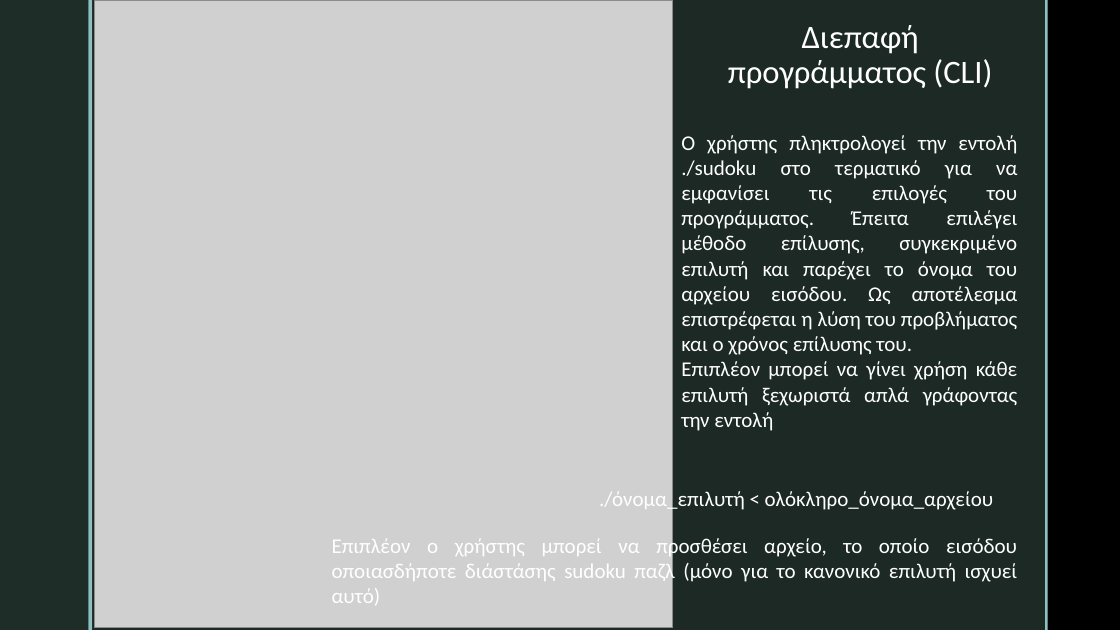
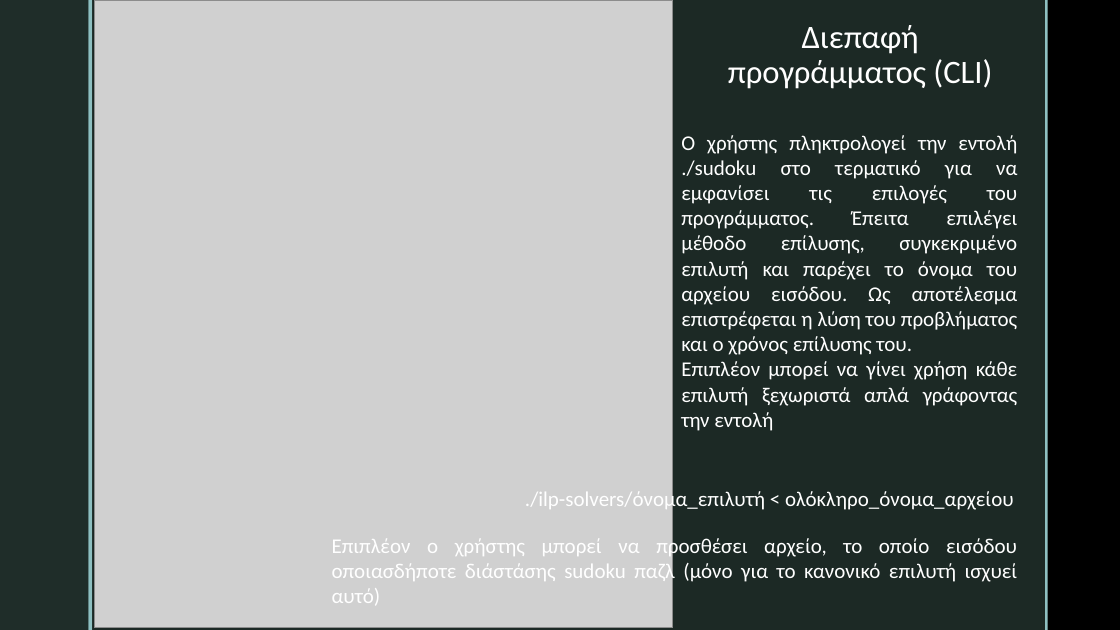
Before and after one commit to tsaperlein/Sudoku, a slide deck: slide 5 of Presentation.pptx. Drawn at 1120x630 pixels with LibreOffice and Linux fonts; fonts in the diff are those of the drawing; grey boxes stand for pictures; background and template pictures are left out. Boxes give left, top, right and bottom in pixels: in the first picture for what was removed or moved away, otherwise in the second. Text is boxed around its words. In the diff, an @@ line names an element or a change of style, - is before the commit and + after.

Commit message:
Finish Presentation

```diff
--- a/Presentation.pptx
+++ b/Presentation.pptx
@@ text at [525,489,1014,513]: text changed @@
-./όνομα_επιλυτή < ολόκληρο_όνομα_αρχείου
+./ilp-solvers/όνομα_επιλυτή < ολόκληρο_όνομα_αρχείου
```
Also in this commit, not shown: 2 other slides changed, 1 slide added, 1 slide removed.
